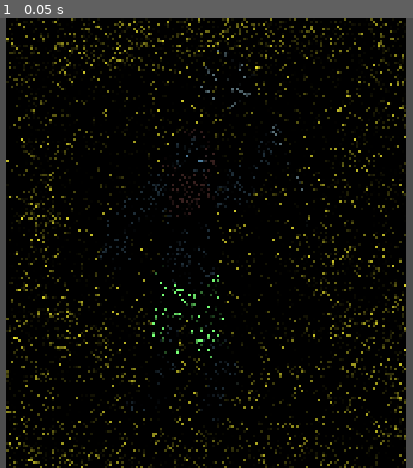
Above: before the commit, frame 1.
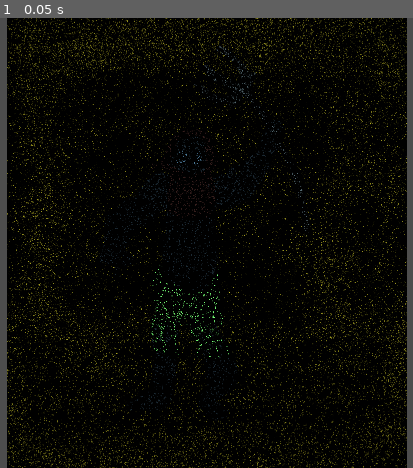
Above: after the commit, the same moment.

Repository: Spiraling-Time/BossFight
Game: Godot game, scene res://GameStuff/Scenes/TEST/TESTworld.tscn
Two runs of this game, one before a commit and one after it. Both use one fixed random seed, a clock stepped at 60 frames per second and the inputs below.
Inputs:
- Up to frame 1 (0.05 s): no input

The runs differ from the first frame. In frame 1, 15% of the frame differs, in the area x 1-99%, y 0-100%.

Commit message:
changed up slicer a bit

Diff:
--- a/GameStuff/Code/detect.gd
+++ b/GameStuff/Code/detect.gd
@@ -7,12 +7,14 @@
 
 func _physics_process(delta: float) -> void:
 	if Input.is_key_pressed(KEY_LEFT):
-		position.x -= 2
+		position.x -= 1
 	elif Input.is_key_pressed(KEY_RIGHT):
-		position.x += 2
+		position.x += 1
 	if Input.is_key_pressed(KEY_UP):
-		position.y -= 2
+		position.y -= 1
 	elif Input.is_key_pressed(KEY_DOWN):
-		position.y += 2
+		position.y += 1
 	if has_overlapping_areas():
-		world.add()
+		var hit = get_overlapping_areas()[0]
+		if hit.name == "body" || hit.name == "pants" || hit.name == "beard": world.add(global_position, Color.RED)
+		elif hit.name == "trident": world.add(global_position, Color.SILVER)
--- a/GameStuff/Code/world.gd
+++ b/GameStuff/Code/world.gd
@@ -14,12 +14,14 @@
 	#pass
 #BELOW TES T
 var points: Array = []
+var caolor: Array = []
 @onready var p = $detect
 func _draw() -> void:
 	for i in range(points.size()):
-		draw_circle(points[i], 2.0, Color.RED, true)
+		draw_circle(points[i], 1.0, caolor[i], true)
 
-func add():
-	if !points.has(p.global_position):
-		points.append(p.global_position)
+func add(pos, color):
+	if !points.has(pos):
+		points.append(pos)
+		caolor.append(color)
 		queue_redraw()
--- a/GameStuff/Scenes/TEST/detect.tscn
+++ b/GameStuff/Scenes/TEST/detect.tscn
@@ -2,11 +2,11 @@
 
 [ext_resource type="Script" uid="uid://dvbgroe1hjfkg" path="res://GameStuff/Code/detect.gd" id="1_qnq72"]
 
-[sub_resource type="CircleShape2D" id="CircleShape2D_vtlht"]
-radius = 2.0
+[sub_resource type="RectangleShape2D" id="RectangleShape2D_qnq72"]
+size = Vector2(1, 1)
 
 [node name="detect" type="Area2D"]
 script = ExtResource("1_qnq72")
 
 [node name="CollisionShape2D" type="CollisionShape2D" parent="."]
-shape = SubResource("CircleShape2D_vtlht")
+shape = SubResource("RectangleShape2D_qnq72")
--- a/project.godot
+++ b/project.godot
@@ -19,7 +19,7 @@
 
 window/size/viewport_width=1920
 window/size/viewport_height=1080
-window/stretch/mode="canvas_items"
+window/stretch/mode="viewport"
 
 [editor_plugins]
 
